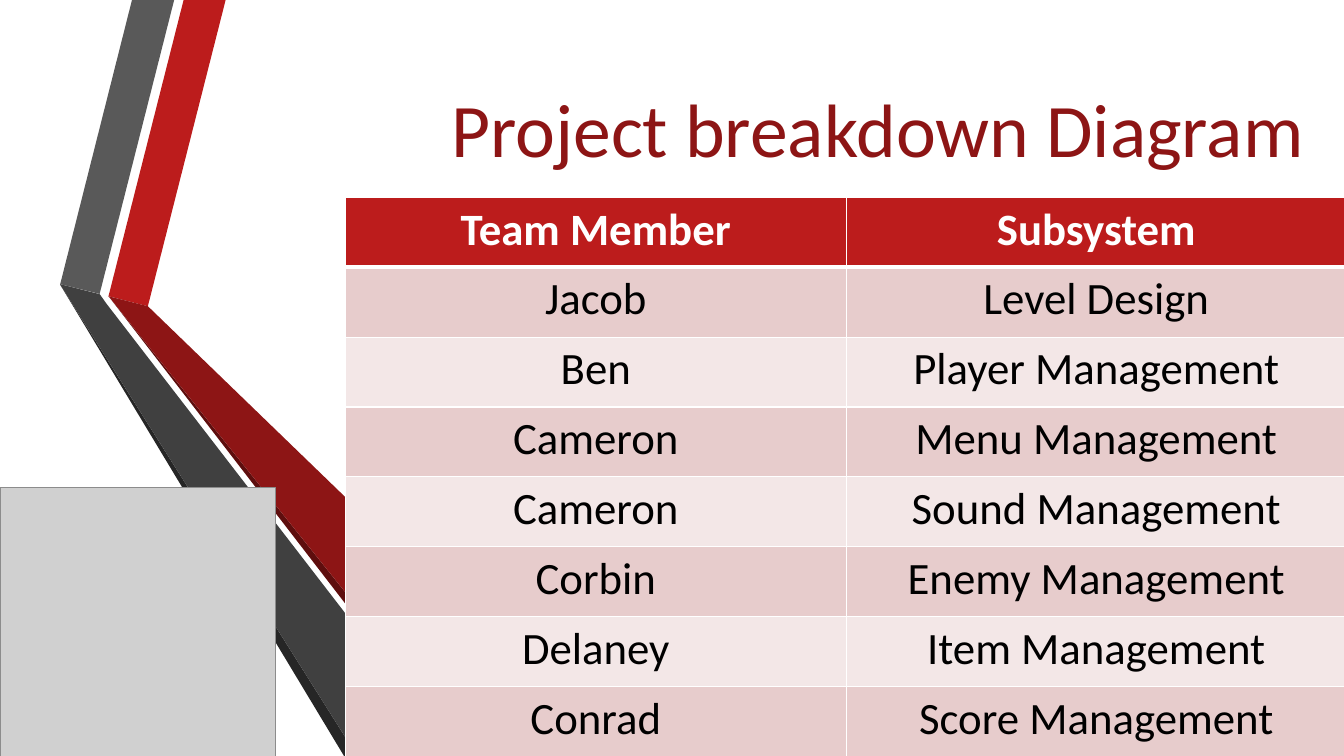
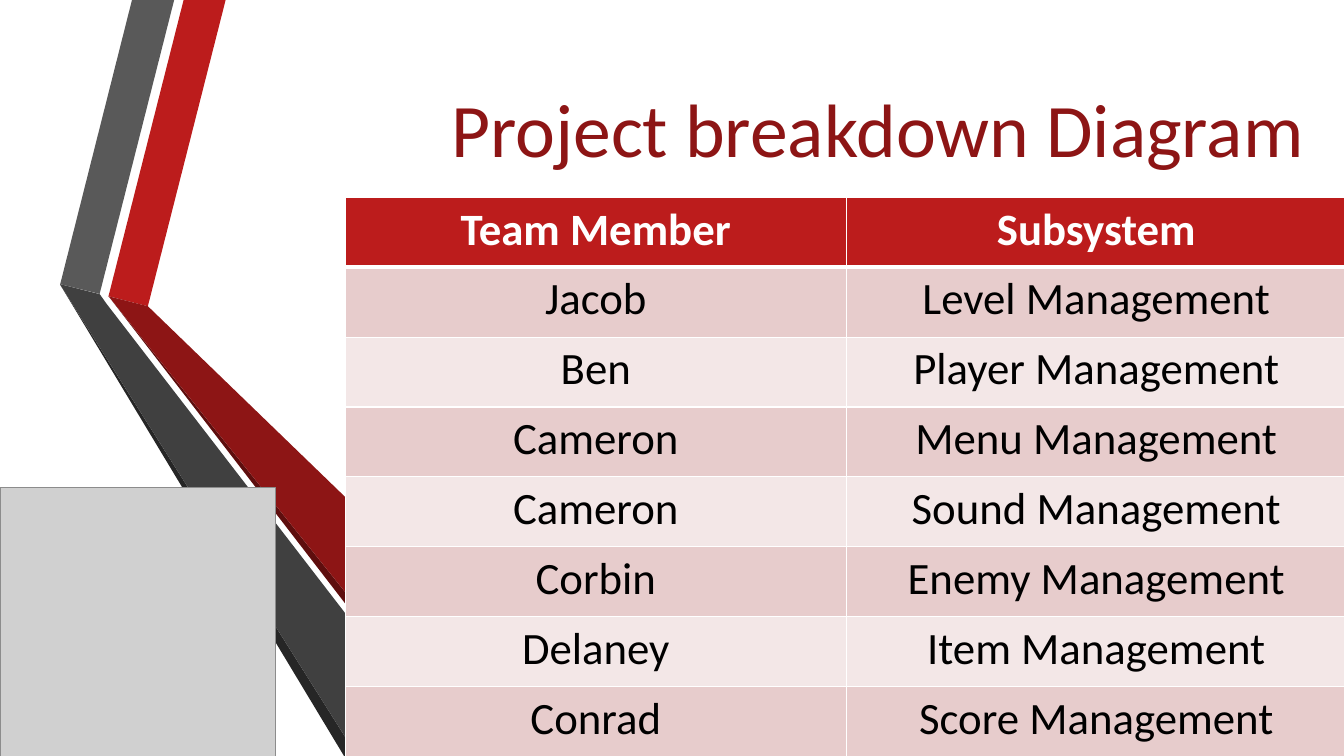
Before and after one commit to Jacob-Friedberg/Maze_Runner, a slide deck: slide 6 of Documents/SA Presentation.pptx. Drawn at 1344x756 pixels with LibreOffice and Linux fonts; fonts in the diff are those of the drawing; grey boxes stand for pictures; background and template pictures are left out. Boxes give left, top, right and bottom in pixels: in the first picture for what was removed or moved away, otherwise in the second. Text is boxed around its words. In the diff, an @@ line names an element or a change of style, - is before the commit and + after.

```diff
--- a/Documents/SA Presentation.pptx
+++ b/Documents/SA Presentation.pptx
@@ table at [346,198,1344,756] @@
-row 2, column 2: Level Design
+row 2, column 2: Level Management
```
Also in this commit, not shown: 13 other slides changed, 2 slides added, 1 slide removed, 2 other files.
